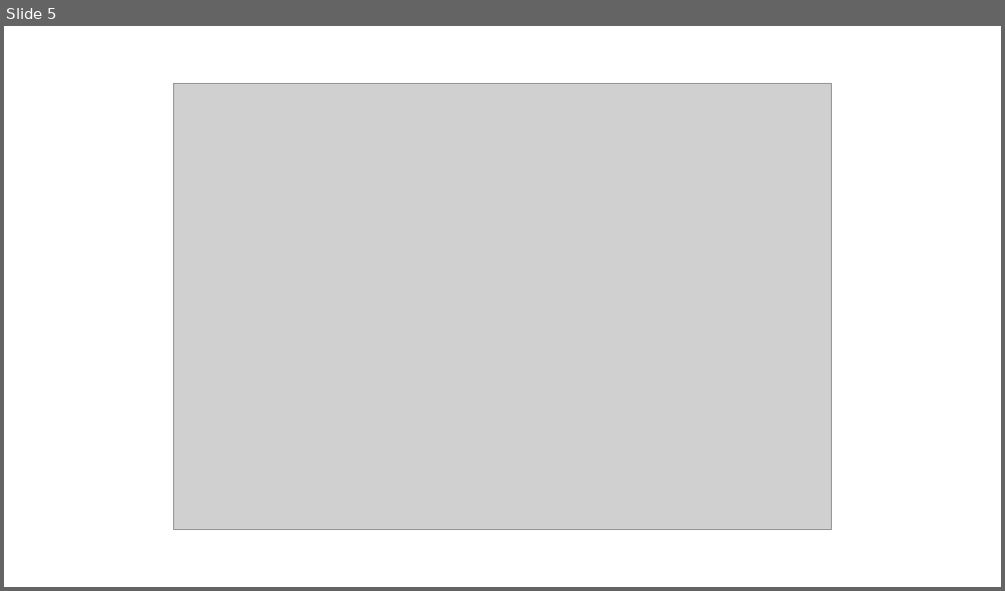
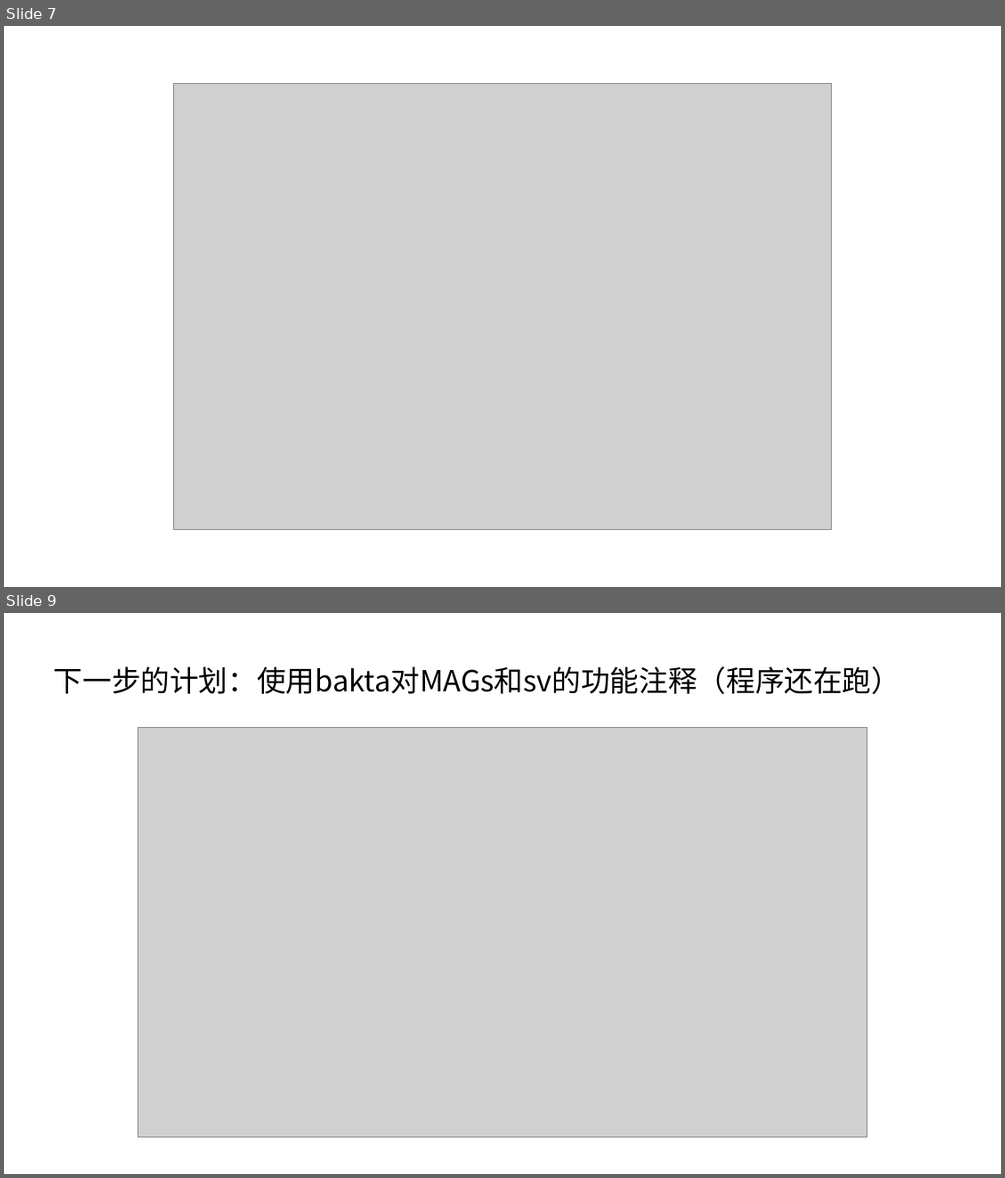
Before and after one commit to hudi2003/structural-variation-SV-of-gut-microbiota, a slide deck: ppt/20250621组会.pptx. Shown one above the other, each under a label of ours: slide 5 before the commit, slides 7 and 9 after it; the slides between them are not shown. The pictures are 1005x591 and 1005x1178 pixels, drawn with LibreOffice and Linux fonts; fonts in the diff are those of the drawing; grey boxes stand for pictures. Boxes give left, top, right and bottom in pixels: in the first picture for what was removed or moved away, otherwise in the second. Text is boxed around its words. In the diff, an @@ line names an element or a change of style, - is before the commit and + after.

```diff
--- a/ppt/20250621组会.pptx
+++ b/ppt/20250621组会.pptx
@@ slide 9 added at <box>4,613,1001,1174</box>, background #FFFFFF @@
@@ text added at <box>54,666,900,694</box>, 28 pt, text #000000 @@
+下一步的计划：使用bakta对MAGs和sv的功能注释（程序还在跑）
@@ picture added at <box>138,728,867,1136</box> @@
@@ what was slide 5 is now slide 7 @@
```
Also in this commit, not shown: 6 other slides added, 4 slides removed, 10 other files.
